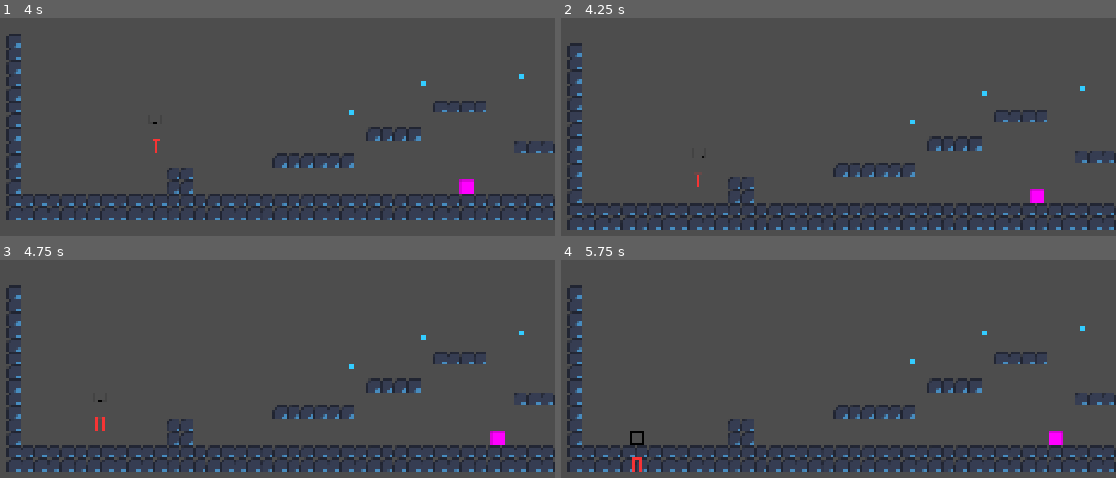
Above: before the commit, frames 1-4 (two rows, left to right).
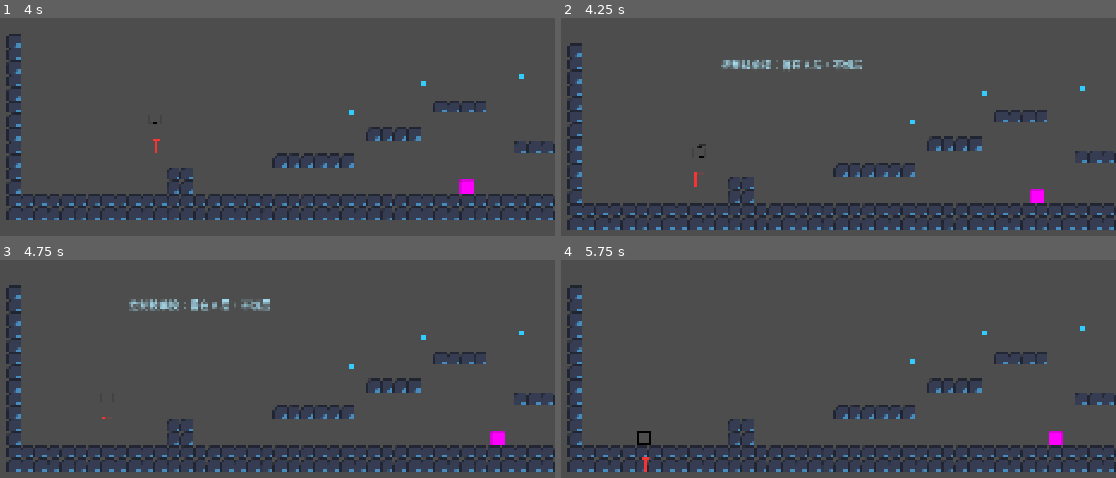
Above: after the commit, the same moments.

Repository: yxj8791619/memory-log-ram-demo
Game: Godot game, scene res://test_room.tscn
Two runs of this game, one before a commit and one after it. Both use one fixed random seed, a clock stepped at 60 frames per second and the inputs below. The engine's default icon, where the game draws it, is replaced by a stand-in: a white triangle on a blue panel in a dark square.
Inputs (mouse positions are in pixels of both pictures, inside the frame that each line leads up to):
- Up to frame 1 (4 s): move the mouse to (333, 113) at 0.52 s; hold D (move_right) 0.53-1.28 s; tap J (attack) at 0.6, 3.05, 3.6 s; tap Space (jump) at 0.77, 1.52, 3.02, 3.77 s; tap L (heavy_attack) at 0.8, 1.35, 3.8 s; move the mouse to (outside the picture) at 1.27 s; hold Down (ui_down) 1.28-2.03 s; tap K (kick_to_b) at 1.55, 2.1 s; move the mouse to (233, 31) at 2.02 s; hold Right mouse button (switch_layer) 2.03-2.78 s; hold D (move_right) 2.03-3.53 s; move the mouse to (outside the picture) at 2.77 s; right-click (outside the picture) at 2.85 s; move the mouse to (394, 214) at 3.52 s; hold A (move_left) from 3.53 s (still down)
- Up to frame 2 (4.25 s): keep holding A (move_left); tap I (control_skill, bound only after the commit) at 4.15 s
- Up to frame 3 (4.75 s): keep holding A (move_left); move the mouse to (outside the picture) at 4.27 s; tap L (heavy_attack) at 4.35 s; tap Space (jump) at 4.52 s; tap K (kick_to_b) at 4.55 s
- Up to frame 4 (5.75 s): move the mouse to (755, 382) at 5.02 s; release A (move_left) at 5.03 s; hold Down (ui_down) from 5.03 s (still down); hold Right mouse button (switch_layer) from 5.03 s (still down); tap K (kick_to_b) at 5.1 s

Frame 1 is identical in both runs. In frame 2, 0.7% of the frame differs, in the area x 23-55%, y 19-78%; in frame 3, 0.9%, in the area x 17-49%, y 17-79%; in frame 4, 0.2%.

Commit message:
feat: 补控制技护盾原型

Diff:
--- a/player_g.gd
+++ b/player_g.gd
@@ -11,13 +11,16 @@
 @export var is_invincible: bool = false
 @export var group_return_aoe_damage: int = 20
 @export var group_return_aoe_force: float = 360.0
+@export var control_shield_duration: float = 1.4
 var current_health: int = 100
 var is_wind_buffed: bool = false
 var wind_buff_active: bool = false
 var wind_buff_timer: Timer
+var control_shield_timer: Timer
 var wind_speed_multiplier: float = 1.0
 var wind_foot_fx: GPUParticles2D
 var facing_direction: int = 1
+var control_shield_active: bool = false
 var is_dropping_through: bool = false
 var drop_through_time_left: float = 0.0
 var drop_start_y: float = 0.0
@@ -56,6 +59,7 @@
 @onready var screen_switch_band: ColorRect = $Camera2D/ScreenSwitchBand
 @onready var screen_switch_edge: ColorRect = $Camera2D/ScreenSwitchEdge
 @onready var combo_rule_hint: Label = $Camera2D/ComboRuleHint
+@onready var control_shield_ring: ColorRect = $ControlShieldRing
 var screen_flash_tween: Tween
 var screen_band_tween: Tween
 var combo_rule_hint_tween: Tween
@@ -90,6 +94,13 @@
     add_child(wind_buff_timer)
     if not wind_buff_timer.timeout.is_connected(_on_wind_buff_timeout):
         wind_buff_timer.timeout.connect(_on_wind_buff_timeout)
+    control_shield_timer = Timer.new()
+    control_shield_timer.name = "ControlShieldTimer"
+    control_shield_timer.one_shot = true
+    control_shield_timer.wait_time = control_shield_duration
+    add_child(control_shield_timer)
+    if not control_shield_timer.timeout.is_connected(_on_control_shield_timeout):
+        control_shield_timer.timeout.connect(_on_control_shield_timeout)
     _setup_wind_foot_fx()
     _update_collision_masks()
     if screen_switch_flash:
@@ -100,6 +111,8 @@
         screen_switch_edge.visible = false
     if combo_rule_hint:
         combo_rule_hint.visible = false
+    if control_shield_ring:
+        control_shield_ring.visible = false
 
 func _physics_process(delta: float) -> void:
     _update_wind_buff_state()
@@ -115,6 +128,7 @@
     var wants_switch_layer: bool = Input.is_action_just_pressed("switch_layer")
     var wants_attack: bool = Input.is_action_just_pressed("attack")
     var wants_heavy_attack: bool = Input.is_action_just_pressed("heavy_attack")
+    var wants_control_skill: bool = Input.is_action_just_pressed("control_skill")
     var switch_layer_held: bool = Input.is_action_pressed("switch_layer")
 
     # 2. 动态获取当前的物理参数
@@ -196,7 +210,8 @@
         wants_switch_layer,
         switch_layer_held,
         Input.is_action_just_pressed("kick_to_b"),
-        wants_heavy_attack
+        wants_heavy_attack,
+        wants_control_skill
     )
 
     # 9. 状态恢复 (不在攻击时，才切换跑和待机)
@@ -280,6 +295,23 @@
         hammer_hitbox.perform_heavy_swing()
 
 
+func perform_control_skill() -> void:
+    if is_in_layer_b:
+        _show_combo_rule_hint("控制技：当前原型只在 A 层定义护盾派生", Color(0.82, 0.94, 1.0, 0.95))
+        return
+    state_machine.travel("a_shoot")
+    _show_combo_rule_hint("控制技单按：留在 A 层，不切层", Color(0.68, 0.92, 1.0, 0.95))
+
+
+func perform_control_shield_shift() -> void:
+    if is_in_layer_b or not can_switch_layer:
+        return
+    state_machine.travel("a_shoot")
+    _show_combo_rule_hint("控制技 + 切层键：切入 B 层并生成护盾", Color(0.48, 1.0, 0.86, 0.98))
+    toggle_dimension("control_shield")
+    _activate_control_shield()
+
+
 func perform_group_return() -> void:
     if not is_in_layer_b or not can_use_hammer or not can_switch_layer:
         return
@@ -310,12 +342,33 @@
         enemy.take_damage(group_return_aoe_damage, dir, group_return_aoe_force)
 
 
+func _activate_control_shield() -> void:
+    control_shield_active = true
+    if control_shield_ring:
+        control_shield_ring.visible = true
+        control_shield_ring.modulate = Color(0.48, 1.0, 0.86, 0.82)
+    if control_shield_timer:
+        control_shield_timer.stop()
+        control_shield_timer.wait_time = control_shield_duration
+        control_shield_timer.start()
+
+
+func _on_control_shield_timeout() -> void:
+    control_shield_active = false
+    if control_shield_ring:
+        control_shield_ring.visible = false
+
+
 func _should_trigger_return_cut(switch_layer_pressed: bool) -> bool:
     return is_in_layer_b and can_use_hammer and can_switch_layer and switch_layer_pressed
 
 
 func _should_trigger_group_return(switch_layer_pressed: bool) -> bool:
     return is_in_layer_b and can_use_hammer and can_switch_layer and switch_layer_pressed
+
+
+func _should_trigger_control_shield(switch_layer_pressed: bool) -> bool:
+    return not is_in_layer_b and can_switch_layer and switch_layer_pressed
 
 
 func _handle_combat_input(
@@ -323,12 +376,17 @@
     wants_switch_layer: bool,
     switch_layer_pressed: bool,
     wants_kick_to_b: bool,
-    wants_heavy_attack: bool = false
+    wants_heavy_attack: bool = false,
+    wants_control_skill: bool = false
 ) -> void:
-    if wants_heavy_attack and _should_trigger_group_return(switch_layer_pressed):
+    if wants_control_skill and _should_trigger_control_shield(switch_layer_pressed):
+        perform_control_shield_shift()
+    elif wants_heavy_attack and _should_trigger_group_return(switch_layer_pressed):
         perform_group_return()
     elif wants_attack and _should_trigger_return_cut(switch_layer_pressed):
         perform_return_cut()
+    elif wants_control_skill:
+        perform_control_skill()
     elif wants_heavy_attack:
         if is_in_layer_b and can_use_hammer:
             perform_heavy_hammer_attack()
@@ -362,6 +420,12 @@
 
 func take_damage(amount: int) -> void:
     if is_invincible:
+        return
+    if control_shield_active:
+        _show_combo_rule_hint("护盾生效：本次伤害已抵消", Color(0.52, 1.0, 0.88, 0.98))
+        if control_shield_ring:
+            control_shield_ring.visible = true
+            control_shield_ring.modulate = Color(0.68, 1.0, 0.92, 0.98)
         return
 
     current_health -= amount
@@ -511,6 +575,12 @@
         band_color = Color(1.0, 0.78, 0.34, 0.0)
         edge_color = Color(1.0, 0.5, 0.18, 0.0)
         band_scale = Vector2(0.34, 1.0)
+    elif effect_kind == "control_shield":
+        flash_color = Color(0.5, 1.0, 0.84, 0.0)
+        peak_alpha = 0.26
+        band_color = Color(0.58, 1.0, 0.88, 0.0)
+        edge_color = Color(0.28, 0.98, 0.78, 0.0)
+        band_scale = Vector2(0.28, 1.0)
 
     screen_switch_flash.visible = true
     screen_switch_flash.color = flash_color
--- a/player_g.tscn
+++ b/player_g.tscn
@@ -458,6 +458,14 @@
 
 [node name="CollisionShape2D" type="CollisionShape2D" parent="." unique_id=1038422412]
 shape = SubResource("RectangleShape2D_w3f5a")
+
+[node name="ControlShieldRing" type="ColorRect" parent="."]
+visible = false
+offset_left = -26.0
+offset_top = -42.0
+offset_right = 26.0
+offset_bottom = 18.0
+color = Color(0.48, 1, 0.86, 0.5)
 
 [node name="Camera2D" type="Camera2D" parent="." unique_id=2120625387]
 position = Vector2(180, -88)
--- a/project.godot
+++ b/project.godot
@@ -60,6 +60,11 @@
 "events": [Object(InputEventKey,"resource_local_to_scene":false,"resource_name":"","device":-1,"window_id":0,"alt_press …(192 unchanged characters)…
 ]
 }
+control_skill={
+"deadzone": 0.2,
+"events": [Object(InputEventKey,"resource_local_to_scene":false,"resource_name":"","device":-1,"window_id":0,"alt_pressed":false,"shift_pressed":false,"ctrl_pressed":false,"meta_pressed":false,"pressed":false,"keycode":0,"physical_keycode":73,"key_label":0,"unicode":105,"location":0,"echo":false,"script":null)
+]
+}
 
 [layer_names]
 
--- /dev/null
+++ b/scenes/tests/test_control_shield.tscn
@@ -0,0 +1,24 @@
+[gd_scene format=3 uid="uid://dgk2wj6y3t7v2"]
+
+[ext_resource type="Script" path="res://scripts/tests/test_control_shield.gd" id="1_n5aoe"]
+[ext_resource type="PackedScene" uid="uid://bsn8sde8vximc" path="res://player_g.tscn" id="2_rne7s"]
+
+[sub_resource type="RectangleShape2D" id="RectangleShape2D_floor"]
+size = Vector2(640, 80)
+
+[node name="TestControlShield" type="Node2D"]
+script = ExtResource("1_n5aoe")
+
+[node name="Ground_A" type="StaticBody2D" parent="."]
+position = Vector2(320, 520)
+collision_layer = 2
+collision_mask = 0
+
+[node name="CollisionShape2D" type="CollisionShape2D" parent="Ground_A"]
+shape = SubResource("RectangleShape2D_floor")
+
+[node name="Player_G" parent="." instance=ExtResource("2_rne7s")]
+position = Vector2(220, 480)
+can_switch_layer = false
+can_use_hammer = true
+can_kick_to_b = true
--- /dev/null
+++ b/scripts/tests/test_control_shield.gd
@@ -0,0 +1,67 @@
+extends Node2D
+
+const CASE_NAME := "control_shield_basic"
+const TestAssert = preload("res://scripts/tests/test_assert.gd")
+const TestHelpers = preload("res://scripts/tests/test_helpers.gd")
+
+@onready var player = $Player_G
+@onready var shield_ring: ColorRect = $Player_G/ControlShieldRing
+@onready var combo_rule_hint: Label = $Player_G/Camera2D/ComboRuleHint
+
+func _ready() -> void:
+    await _run_test()
+
+
+func _run_test() -> void:
+    TestAssert.start(CASE_NAME)
+    await TestHelpers.wait_physics_frames(self, 2)
+
+    player.can_switch_layer = true
+    var initial_health: int = player.current_health
+
+    player._handle_combat_input(false, false, true, false, false, true)
+    await TestHelpers.wait_physics_frames(self, 2)
+
+    if not TestAssert.expect_true(player.is_in_layer_b, CASE_NAME, "control skill plus switch should move the player into layer B"):
+        await _finish(false)
+        return
+    if not TestAssert.expect_true(player.control_shield_active, CASE_NAME, "control shield should become active after the shift"):
+        await _finish(false)
+        return
+    if not TestAssert.expect_true(shield_ring.visible, CASE_NAME, "control shield should have a visible whitebox indicator"):
+        await _finish(false)
+        return
+    if not TestAssert.expect_true(combo_rule_hint.text.contains("生成护盾"), CASE_NAME, "control shield should show an explicit rule hint"):
+        await _finish(false)
+        return
+
+    player.take_damage(20)
+    await TestHelpers.wait_physics_frames(self, 1)
+
+    if not TestAssert.expect_equal(player.current_health, initial_health, CASE_NAME, "shield should negate damage while active"):
+        await _finish(false)
+        return
+
+    await player.control_shield_timer.timeout
+    await TestHelpers.wait_physics_frames(self, 1)
+
+    if not TestAssert.expect_true(not player.control_shield_active, CASE_NAME, "control shield should end after its duration"):
+        await _finish(false)
+        return
+    if not TestAssert.expect_true(not shield_ring.visible, CASE_NAME, "control shield indicator should hide after the duration"):
+        await _finish(false)
+        return
+
+    player.take_damage(20)
+    await TestHelpers.wait_physics_frames(self, 1)
+
+    if not TestAssert.expect_equal(player.current_health, initial_health - 20, CASE_NAME, "damage should apply again after shield expires"):
+        await _finish(false)
+        return
+
+    TestAssert.pass_case(CASE_NAME)
+    await _finish(true)
+
+
+func _finish(succeeded: bool) -> void:
+    await TestHelpers.finish_test(self, succeeded)
Not shown, changed: docs/AI持续开发/03_第二章当前状态.txt
Not shown, changed: docs/AI持续开发/05_任务看板.txt
Not shown, changed: docs/AI持续开发/07_交接日志.txt
Not shown, changed: docs/AI持续开发/15_项目管理进度汇报.txt
